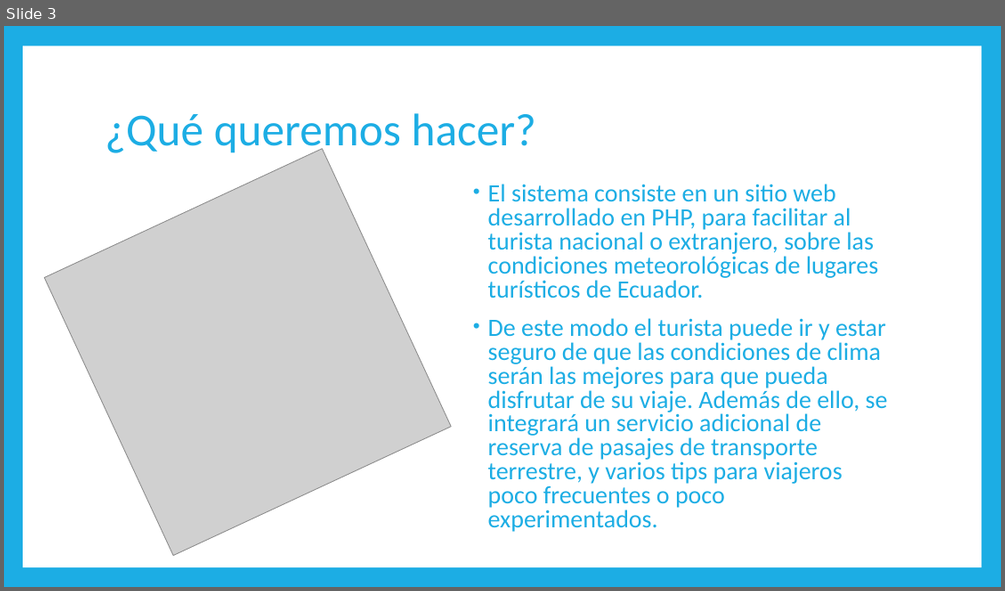
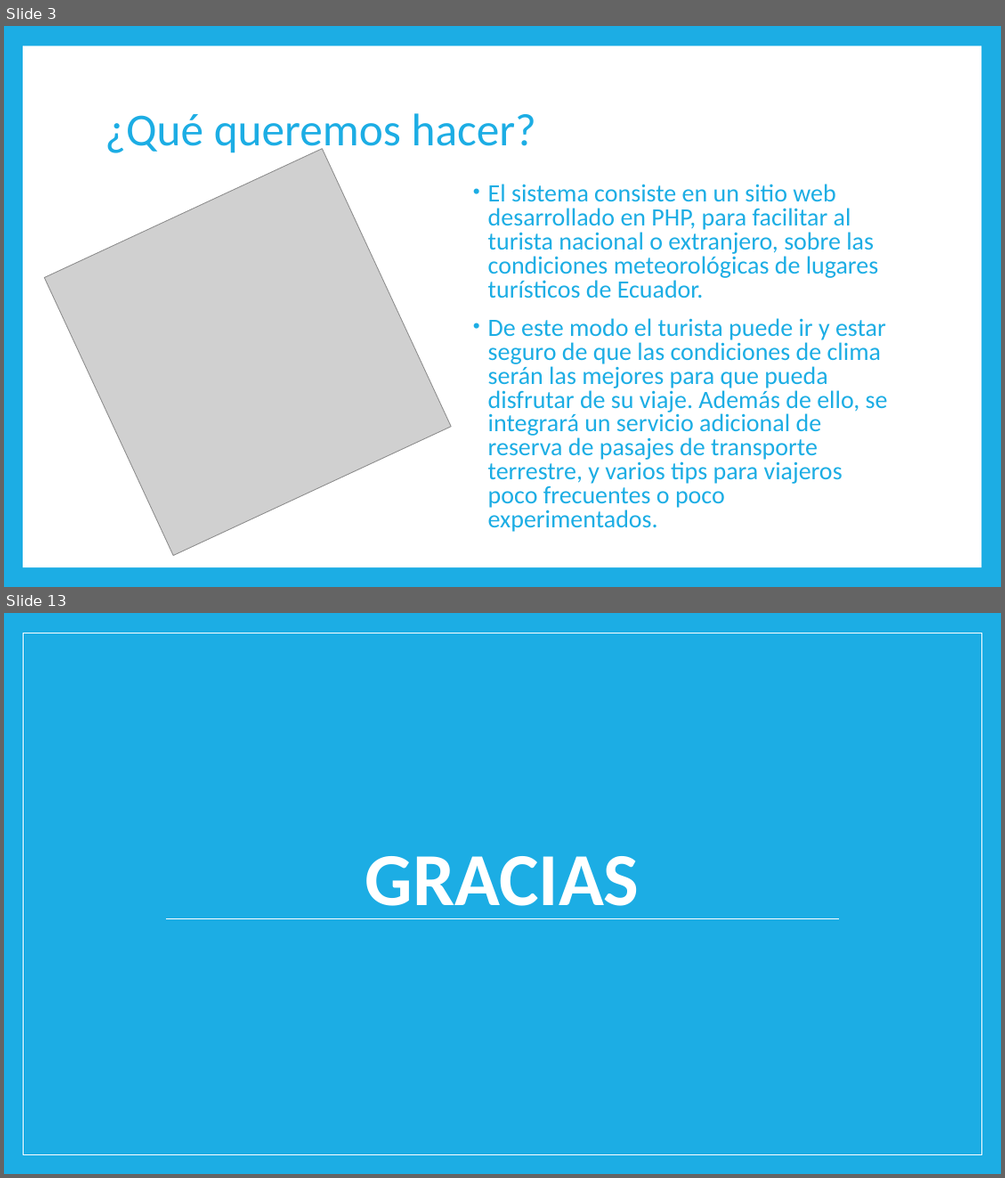
Before and after one commit to tsi553-ambientes-no-propietarios-2019a/proyecto-semestre-grupo-2, a slide deck: Proyecto Ambientes No Propietarios.pptx. Shown one above the other, each under a label of ours: slide 3 before the commit, slides 3 and 13 after it; the slides between them are not shown. The pictures are 1005x591 and 1005x1178 pixels, drawn with LibreOffice and Linux fonts; fonts in the diff are those of the drawing; grey boxes stand for pictures. Boxes give left, top, right and bottom in pixels: in the first picture for what was removed or moved away, otherwise in the second. Text is boxed around its words. In the diff, an @@ line names an element or a change of style, - is before the commit and + after.

```diff
--- a/Proyecto Ambientes No Propietarios.pptx
+++ b/Proyecto Ambientes No Propietarios.pptx
@@ slide 13 added at box(4, 613, 1001, 1174), background #1CADE4 @@
@@ rectangle added at box(23, 633, 981, 1154), fill #1CADE4, outline #FFFFFF 1 pt @@
@@ title added at box(365, 856, 639, 919), 72 pt, text #FFFFFF, bold @@
+GRACIAS
@@ line added from (165, 918) to (839, 918), #FFFFFF 0.79 pt @@
```
Also in this commit, not shown: 8 other slides added, 1 slide removed, 3 other files.
